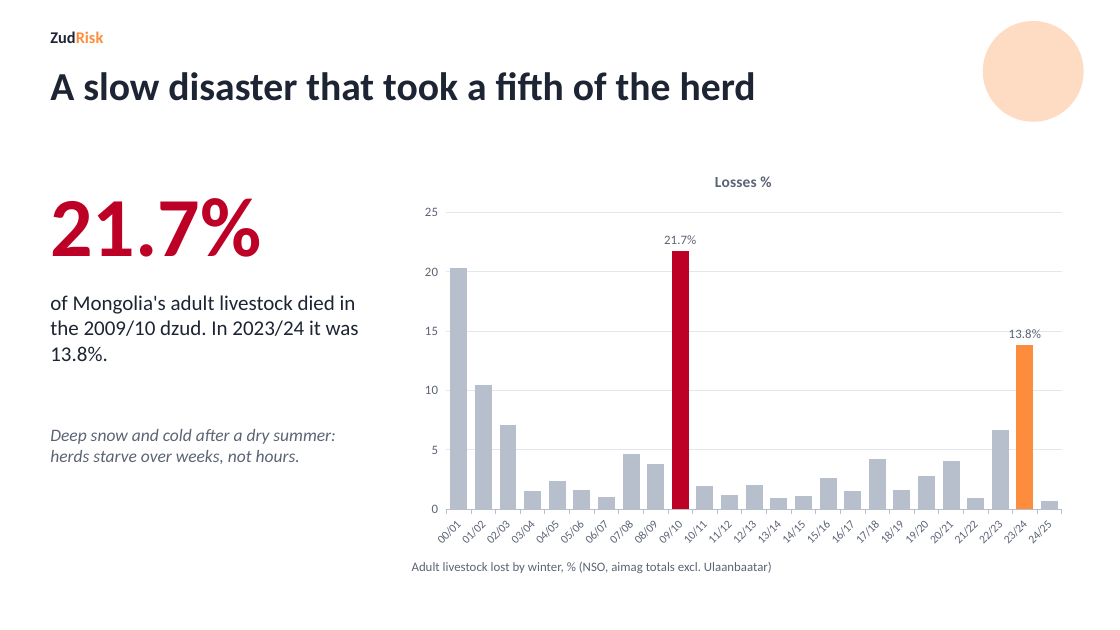
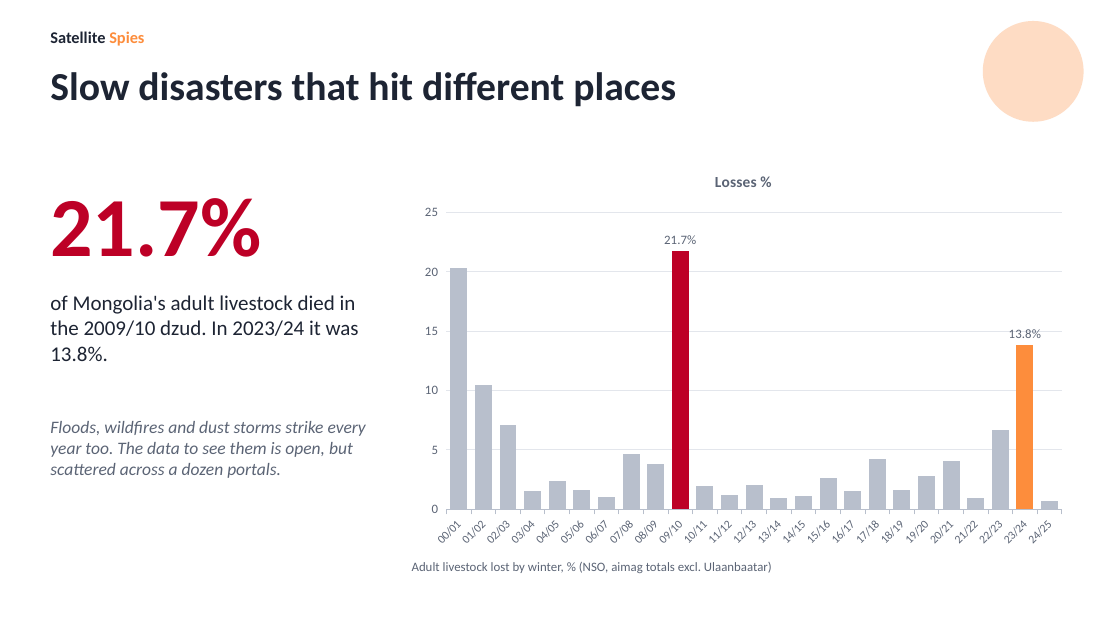
Before and after one commit to Sarul72/ZudRisk, a slide deck: slide 2 of docs/pitch/zudrisk-pitch.pptx. Drawn at 1120x630 pixels with LibreOffice and Linux fonts; fonts in the diff are those of the drawing. Boxes give left, top, right and bottom in pixels: in the first picture for what was removed or moved away, otherwise in the second. Text is boxed around its words. In the diff, an @@ line names an element or a change of style, - is before the commit and + after.

```diff
--- a/docs/pitch/zudrisk-pitch.pptx
+++ b/docs/pitch/zudrisk-pitch.pptx
@@ text at (x1=50, y1=31, x2=144, y2=46): text changed; text colour #FD8D3C to #1D2433 @@
-ZudRisk
+Satellite Spies
@@ text at (x1=50, y1=72, x2=676, y2=107): text changed @@
-A slow disaster that took a fifth of the herd
+Slow disasters that hit different places
@@ text at (x1=50, y1=421, x2=366, y2=478): text changed @@
-Deep snow and cold after a dry summer: herds starve over weeks, not hours.
+Floods, wildfires and dust storms strike every year too. The data to see them is open, but scattered across a dozen portals.
```
Also in this commit, not shown: 4 other slides changed, 2 slides added, 2 slides removed, 8 other files.
